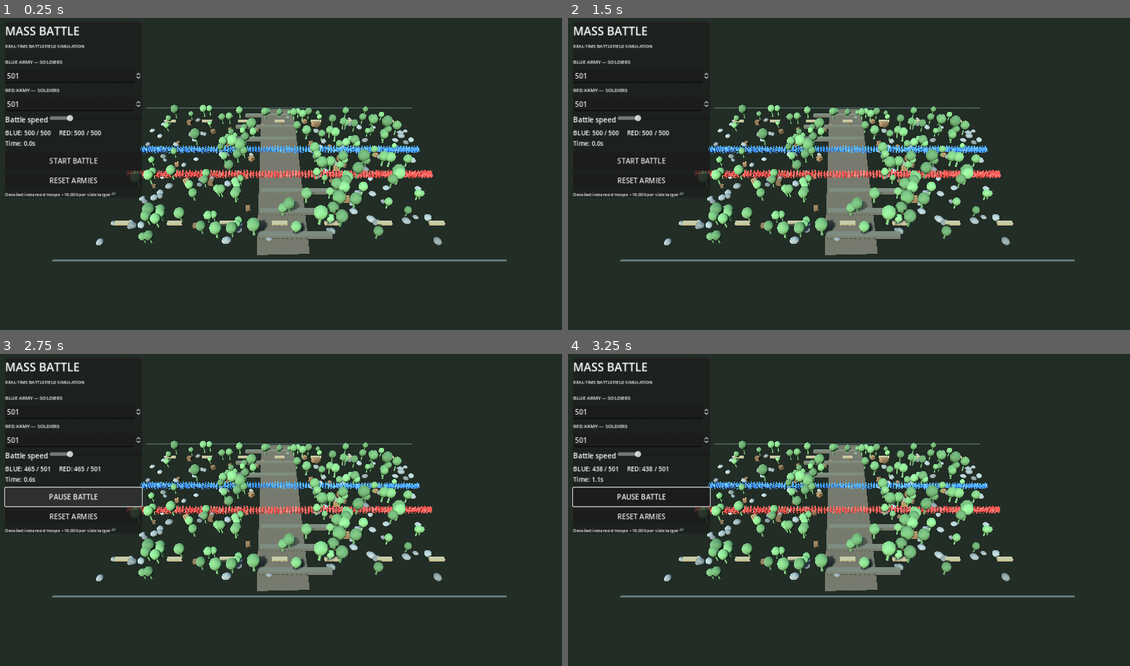
Above: before the commit, frames 1-4 (two rows, left to right).
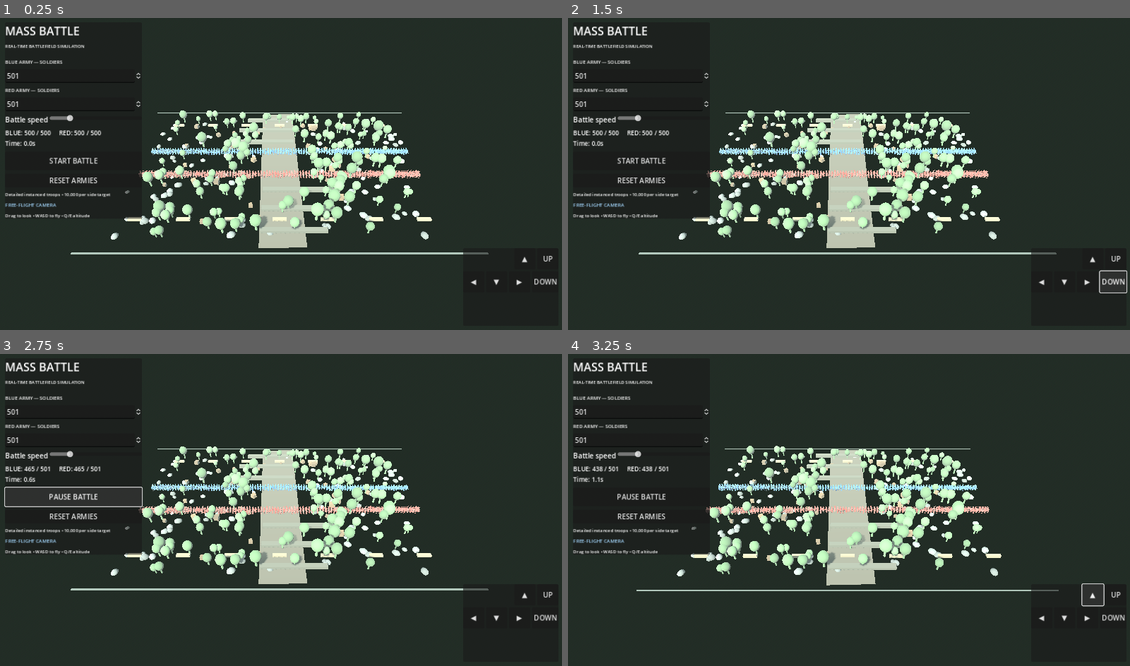
Above: after the commit, the same moments.

Repository: uchihabaha05-del/Free-Fire
Game: Godot game, scene res://main.tscn
The game is run twice, just before and just after one commit, with the same random seed, the same clock (stepped at 60 frames per second) and the same inputs.
Inputs (mouse positions are in pixels of both pictures, inside the frame that each line leads up to):
- Up to frame 1 (0.25 s): no input
- Up to frame 2 (1.5 s): click (1113, 258) at 0.5 s, where only the run after the commit has a clickable "UP"; click (1113, 283) at 1.25 s, where only the run after the commit has a clickable "DOWN"
- Up to frame 3 (2.75 s): click "START BATTLE" at 2 s
- Up to frame 4 (3.25 s): click (1090, 594) at 2.75 s, where only the run after the commit has a clickable "▲"

The runs differ from the first frame. In frame 1, 15% of the frame differs, in the area x 0-100%, y 27-86%; in frame 2, 15%, in the area x 0-100%, y 27-89%; in frame 3, 15%; in frame 4, 15%.

Commit message:
Add free-flight battlefield spectator camera

Diff:
--- a/scripts/main.gd
+++ b/scripts/main.gd
@@ -26,6 +26,11 @@
 var b_spin: SpinBox
 var speed_slider: HSlider
 var start_button: Button
+var battle_camera: Camera3D
+var camera_move := {"forward": false, "back": false, "left": false, "right": false, "up": false, "down": false}
+var camera_look_sensitivity := 0.0025
+var camera_flight_speed := 24.0
+var camera_drag_active := false
 
 func _ready() -> void:
     rng.randomize()
@@ -51,6 +56,10 @@
     environment.ambient_light_energy = 0.65
     environment.tonemap_mode = Environment.TONE_MAPPER_FILMIC
     environment.tonemap_exposure = 1.05
+    environment.fog_enabled = true
+    environment.fog_light_color = Color(0.58, 0.64, 0.61)
+    environment.fog_density = 0.004
+    environment.fog_sky_affect = 0.45
     env.environment = environment
     add_child(env)
 
@@ -147,13 +156,15 @@
     _add_scatter(_make_crate_mesh(), 42, 38.0, 26.0, 0.0, Color(0.39, 0.29, 0.18), false)
 
 func _create_camera() -> void:
-    var camera := Camera3D.new()
-    camera.position = Vector3(0, 66, 78)
-    camera.rotation_degrees = Vector3(-42, 0, 0)
-    camera.current = true
-    camera.fov = 54
-    camera.far = 220.0
-    add_child(camera)
+    battle_camera = Camera3D.new()
+    battle_camera.name = "FreeFlightCamera"
+    battle_camera.position = Vector3(0, 66, 78)
+    battle_camera.rotation_degrees = Vector3(-42, 0, 0)
+    battle_camera.current = true
+    battle_camera.fov = 58
+    battle_camera.near = 0.08
+    battle_camera.far = 420.0
+    add_child(battle_camera)
 
 func _add_box(size: Vector3, pos: Vector3, color: Color) -> MeshInstance3D:
     var node := MeshInstance3D.new()
@@ -298,6 +309,56 @@
     note.add_theme_font_size_override("font_size", 10)
     column.add_child(note)
 
+    var camera_title := _make_label("FREE-FLIGHT CAMERA")
+    camera_title.add_theme_color_override("font_color", Color(0.65, 0.85, 1.0))
+    column.add_child(camera_title)
+    var camera_help := Label.new()
+    camera_help.text = "Drag to look • WASD to fly • Q/E altitude"
+    camera_help.add_theme_font_size_override("font_size", 10)
+    column.add_child(camera_help)
+    _build_flight_controls(layer)
+
+func _build_flight_controls(layer: CanvasLayer) -> void:
+    var panel := PanelContainer.new()
+    panel.name = "FlightControls"
+    panel.set_anchors_and_offsets_preset(Control.PRESET_BOTTOM_RIGHT)
+    panel.offset_left = -224
+    panel.offset_top = -190
+    panel.offset_right = -14
+    panel.offset_bottom = -14
+    layer.add_child(panel)
+
+    var stack := VBoxContainer.new()
+    stack.add_theme_constant_override("separation", 4)
+    panel.add_child(stack)
+
+    var forward_row := HBoxContainer.new()
+    var spacer := Control.new()
+    spacer.size_flags_horizontal = Control.SIZE_EXPAND_FILL
+    forward_row.add_child(spacer)
+    forward_row.add_child(_make_flight_button("▲", "forward"))
+    forward_row.add_child(_make_flight_button("UP", "up"))
+    stack.add_child(forward_row)
+
+    var middle_row := HBoxContainer.new()
+    middle_row.add_child(_make_flight_button("◀", "left"))
+    middle_row.add_child(_make_flight_button("▼", "back"))
+    middle_row.add_child(_make_flight_button("▶", "right"))
+    middle_row.add_child(_make_flight_button("DOWN", "down"))
+    stack.add_child(middle_row)
+
+func _make_flight_button(caption: String, action: String) -> Button:
+    var button := Button.new()
+    button.text = caption
+    button.custom_minimum_size = Vector2(48, 48)
+    button.button_down.connect(func() -> void:
+        camera_move[action] = true
+    )
+    button.button_up.connect(func() -> void:
+        camera_move[action] = false
+    )
+    return button
+
 func _make_label(value: String) -> Label:
     var label := Label.new()
     label.text = value
@@ -426,6 +487,7 @@
     team_b_mesh.multimesh.visible_instance_count = team_b_alive
 
 func _process(delta: float) -> void:
+    _update_flight_camera(delta)
     if not battle_running:
         return
     battle_time += delta * battle_speed
@@ -461,3 +523,46 @@
         status_label.text = "BLUE: %d / %d     RED: %d / %d\nTime: %.1fs" % [
             team_a_alive, team_a_count, team_b_alive, team_b_count, battle_time
         ]
+
+func _update_flight_camera(delta: float) -> void:
+    if battle_camera == null:
+        return
+    var move := Vector3.ZERO
+    if camera_move["forward"] or Input.is_key_pressed(KEY_W):
+        move -= battle_camera.global_basis.z
+    if camera_move["back"] or Input.is_key_pressed(KEY_S):
+        move += battle_camera.global_basis.z
+    if camera_move["right"] or Input.is_key_pressed(KEY_D):
+        move += battle_camera.global_basis.x
+    if camera_move["left"] or Input.is_key_pressed(KEY_A):
+        move -= battle_camera.global_basis.x
+    if camera_move["up"] or Input.is_key_pressed(KEY_E) or Input.is_key_pressed(KEY_SPACE):
+        move += Vector3.UP
+    if camera_move["down"] or Input.is_key_pressed(KEY_Q) or Input.is_key_pressed(KEY_CTRL):
+        move -= Vector3.UP
+    if move.length_squared() > 0.0:
+        var boost := 2.5 if Input.is_key_pressed(KEY_SHIFT) else 1.0
+        battle_camera.global_position += move.normalized() * camera_flight_speed * boost * delta
+
+func _unhandled_input(event: InputEvent) -> void:
+    if event is InputEventMouseButton:
+        if event.button_index == MOUSE_BUTTON_RIGHT:
+            camera_drag_active = event.pressed
+        elif event.pressed and event.button_index == MOUSE_BUTTON_WHEEL_UP:
+            battle_camera.fov = maxf(28.0, battle_camera.fov - 3.0)
+        elif event.pressed and event.button_index == MOUSE_BUTTON_WHEEL_DOWN:
+            battle_camera.fov = minf(82.0, battle_camera.fov + 3.0)
+    elif event is InputEventMouseMotion and camera_drag_active:
+        _rotate_flight_camera(event.relative)
+    elif event is InputEventScreenDrag:
+        _rotate_flight_camera(event.relative)
+
+func _rotate_flight_camera(relative: Vector2) -> void:
+    if battle_camera == null:
+        return
+    battle_camera.rotation.y -= relative.x * camera_look_sensitivity
+    battle_camera.rotation.x = clampf(
+        battle_camera.rotation.x - relative.y * camera_look_sensitivity,
+        deg_to_rad(-88.0),
+        deg_to_rad(88.0)
+    )
